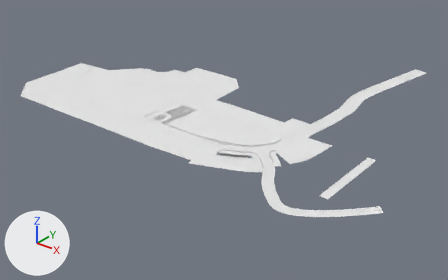
The Blender file missions/TUTORIAL/scene.blend: old version first, new version second.
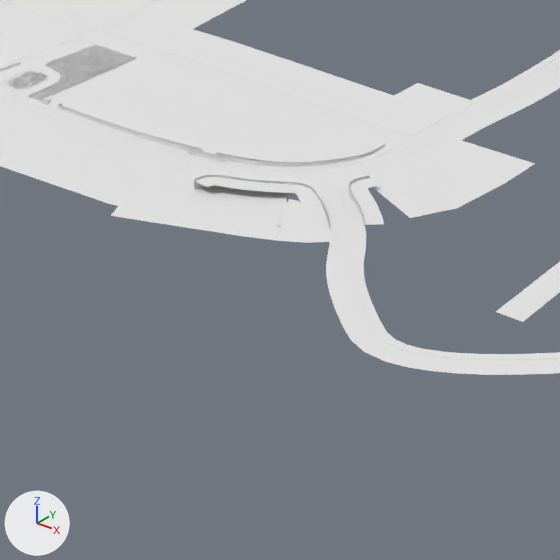
Each version is shown whole from a 50 mm lens placed at (515.0, -608.0, 368.0), pointed at (-36.0, 82.0, -60.0), then close up on the part from 34% to 76% of the width and 32% to 100% of the height. Arrows for +X, +Y and +Z are at lower left; the lights stay in place.

Names of what the first close-up shows: 'grass00_', 'pavement01', 'pavement04', 'rect00', 'rect01', 'rect03', 'rect05', 'road00', 'road01', 'road07', 'road09', 'road11'.
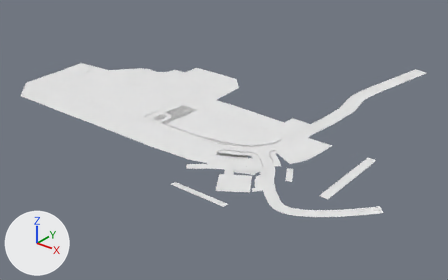
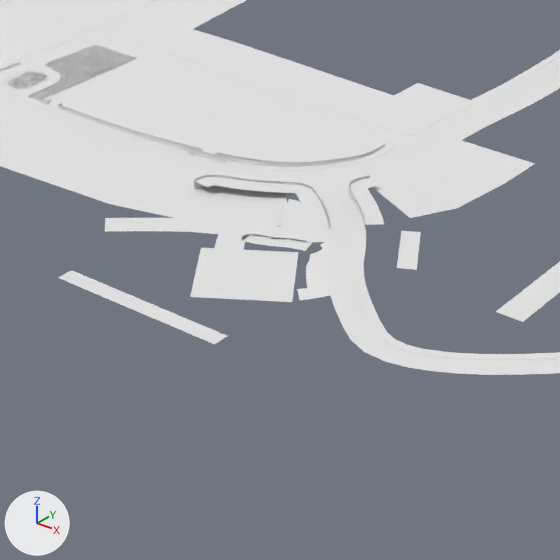
Commit message: * Road updated.

Boxes [x1, y1, x2, y2] around the edits, measured in the close-ups (560 x 560 px; the box of a moved part takes in the faces that stretch with it):
'road09', reshaped: before [306, 178, 560, 375]; after [297, 178, 560, 375]
'road11', reshaped: before [111, 199, 560, 322]; after [104, 199, 560, 322]
'road11.001', added: after [190, 248, 298, 302]
'Plane', added: after [58, 231, 421, 345]
part 1 of me_plane_053, added: after [316, 264, 326, 276]
part 2 of me_plane_053, added: after [316, 275, 328, 287]
part 3 of me_plane_053, added: after [306, 265, 316, 277]
part 4 of me_plane_053, added: after [306, 276, 317, 288]
part 5 of me_plane_053, added: after [297, 288, 310, 300]
part 6 of me_plane_053, added: after [307, 285, 330, 299]
part 7 of me_plane_059, added: after [220, 230, 234, 236]
part 8 of me_plane_059, moved or reshaped: before [111, 203, 254, 237]; after [104, 218, 247, 250]

Diff of the bpy script that builds the scene:
```diff
--- a/missions/TUTORIAL/scene.blend.py
+++ b/missions/TUTORIAL/scene.blend.py
@@ me_plane_053 @@
 me_plane_053.from_pydata(...)  # 1083 vertices, 322 faces; spans x 94.0..300.0, y -126.0..-5.0, z 0.0..14.0
 # verts and faces of me_plane_053; kept vertices keep their numbers, new ones are numbered from 1083
+# me_plane_053 part 1: the loose piece of 4 vertices spanning x 148.0..157.0, y -85.0..-76.0, z 4.0..5.0 is copied, and the copy is moved by (-3.0, -2.0, 0.0); it spans x 145.0..153.0, y -88.0..-78.0, z 4.0..5.0
+# me_plane_053 part 2: the loose piece of 4 vertices spanning x 153.0..162.0, y -92.0..-83.0, z 5.0 is copied, and the copy is moved by (-3.0, -3.0, 0.0); it spans x 150.0..159.0, y -94.0..-85.0, z 4.0..5.0
+# me_plane_053 part 3: the loose piece of 4 vertices spanning x 148.0..157.0, y -85.0..-76.0, z 4.0..5.0 is copied, and the copy is moved by (-6.0, -5.0, -1.0); it spans x 142.0..150.0, y -90.0..-80.0, z 3.0..4.0
+# me_plane_053 part 4: the loose piece of 4 vertices spanning x 153.0..162.0, y -92.0..-83.0, z 5.0 is copied, and the copy is moved by (-6.0, -5.0, -1.0); it spans x 147.0..156.0, y -97.0..-88.0, z 3.0..4.0
+# me_plane_053 part 5: the loose piece of 4 vertices spanning x 164.0..173.0, y -104.0..-95.0, z 5.0 is copied, and the copy is moved by (-15.0, -2.0, -2.0); it spans x 150.0..159.0, y -106.0..-97.0, z 3.0
+# me_plane_053 part 6
+verts[1083] = (161.0, -101.0, 4.0)  # pixel (319, 297)
+verts[1084] = (156.0, -94.0, 4.0)  # pixel (317, 286)
+verts[1085] = (159.0, -92.0, 5.0)  # pixel (327, 284)
+verts[1086] = (164.0, -98.0, 5.0)  # pixel (330, 295)
+verts[1087] = (159.0, -103.0, 3.0)  # pixel (309, 299)
+verts[1088] = (153.0, -97.0, 3.0)  # pixel (307, 288)
+verts[1089] = (156.0, -94.0, 4.0)  # pixel (317, 286)
+verts[1090] = (161.0, -101.0, 4.0)  # pixel (319, 297)
+faces += [(1083, 1085, 1084), (1087, 1089, 1088), (1087, 1090, 1089), (1083, 1086, 1085)]  # mat_pavement (its picture is missing), smooth
 me_plane_053.materials.append(mat_road)
@@ me_plane_059 @@
-me_plane_059.from_pydata(...)  # 132 vertices, 41 faces; spans x -77.0..109.0, y -33.0..118.0, z 3.0..5.0
+me_plane_059.from_pydata(...)  # 193 vertices, 58 faces; spans x -73.0..109.0, y -45.0..118.0, z 3.0..5.0
+# me_plane_059 part 7: the loose piece of 6 vertices spanning x -5.0..0.0, y 4.0..10.0, z 3.0 is copied, and the copy is scaled about its middle by (-1.01, -0.994, 1), then moved by (-21.0, -21.0, 0.0); it spans x -27.0..-22.0, y -17.0..-11.0, z 3.0
+# me_plane_059 part 8: 11 vertices moved from x -77.0..-21.0, y -33.0..-1.0, z 3.0 to x -73.0..-22.0, y -45.0..-1.0, z 3.0; 6 vertices added at x -27.0..-11.0, y -28.0..-12.0, z 3.0
 me_plane_059.materials.append(mat_road2)
@@ me_plane_067 @@
+me_plane_067.from_pydata([(-5.0, -60.1, 2.9), (25.2, -40.5, 2.9), (-24.5, -29.9, 2.9), (5.7, -10.3, 2.9)], [], [(0, 1, 3, 2)])
+me_plane_067.polygons.foreach_set('use_smooth', [True] * 1)
+me_plane_067.materials.append(mat_road_center2)  # its picture is missing
@@ ob_road11_001 @@
+ob_road11_001 = bpy.data.objects.new('road11.001', me_plane_067)
+ob_road11_001.location = (126.3, -64.0, 0.0)
+ob_road11_001.scale = (1.11, 1.11, 1.11)
@@ ob_plane @@
+ob_plane = bpy.data.objects.new('Plane', me_plane_065)  # 1133 vertices, 293 faces; spans x -4.0..103.9, y -3.8..118.5, z 3.1..4.4; in mat_road_side (its picture is missing)
+ob_plane.location = (74.1, -148.1, 0.0)
```
